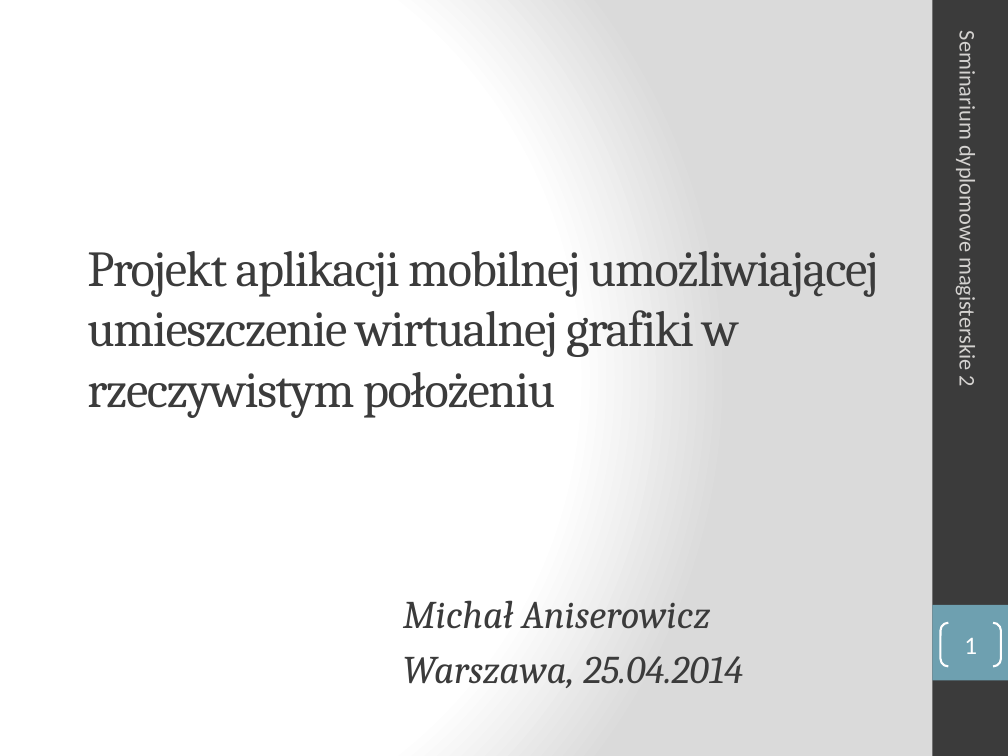
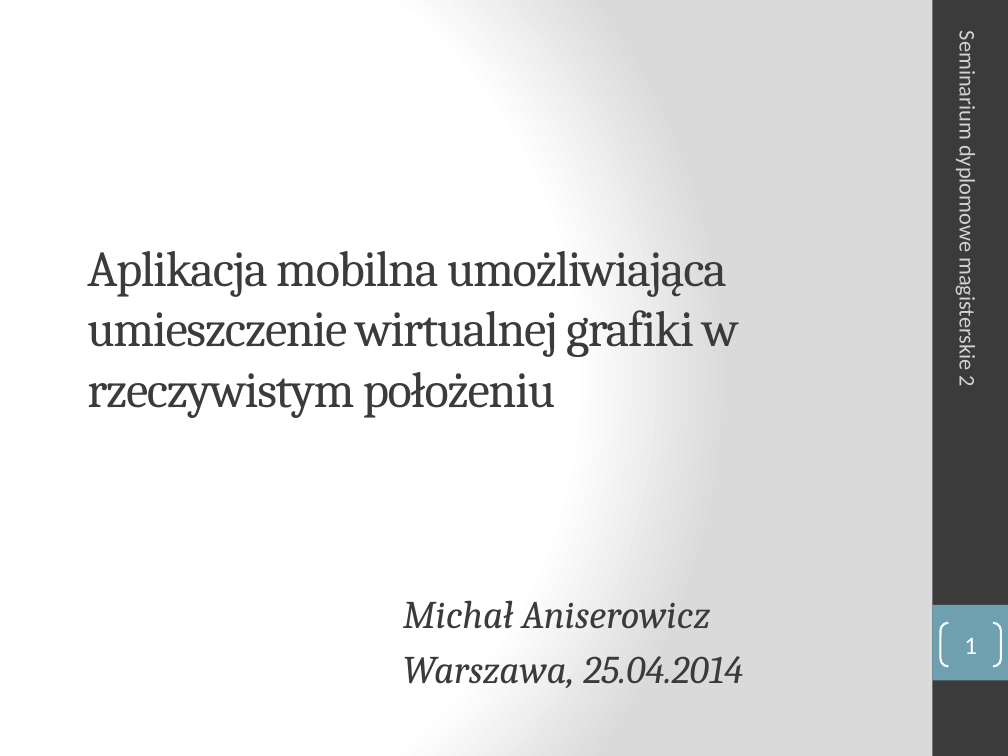
Before and after one commit to manisero/SemesterX, a slide deck: slide 1 of SDM2/manisero/sdm2_Aniserowicz_Michal.pptx. Drawn at 1008x756 pixels with LibreOffice and Linux fonts; fonts in the diff are those of the drawing. Boxes give left, top, right and bottom in pixels: in the first picture for what was removed or moved away, otherwise in the second. Text is boxed around its words. In the diff, an @@ line names an element or a change of style, - is before the commit and + after.

Commit message:
Changed SDM2 presentation title

```diff
--- a/SDM2/manisero/sdm2_Aniserowicz_Michal.pptx
+++ b/SDM2/manisero/sdm2_Aniserowicz_Michal.pptx
@@ title at (x1=87, y1=251, x2=738, y2=418): text changed @@
-Projekt aplikacji mobilnej umożliwiającej umieszczenie wirtualnej grafiki w rzeczywistym położeniu
+Aplikacja mobilna umożliwiająca umieszczenie wirtualnej grafiki w rzeczywistym położeniu
```
